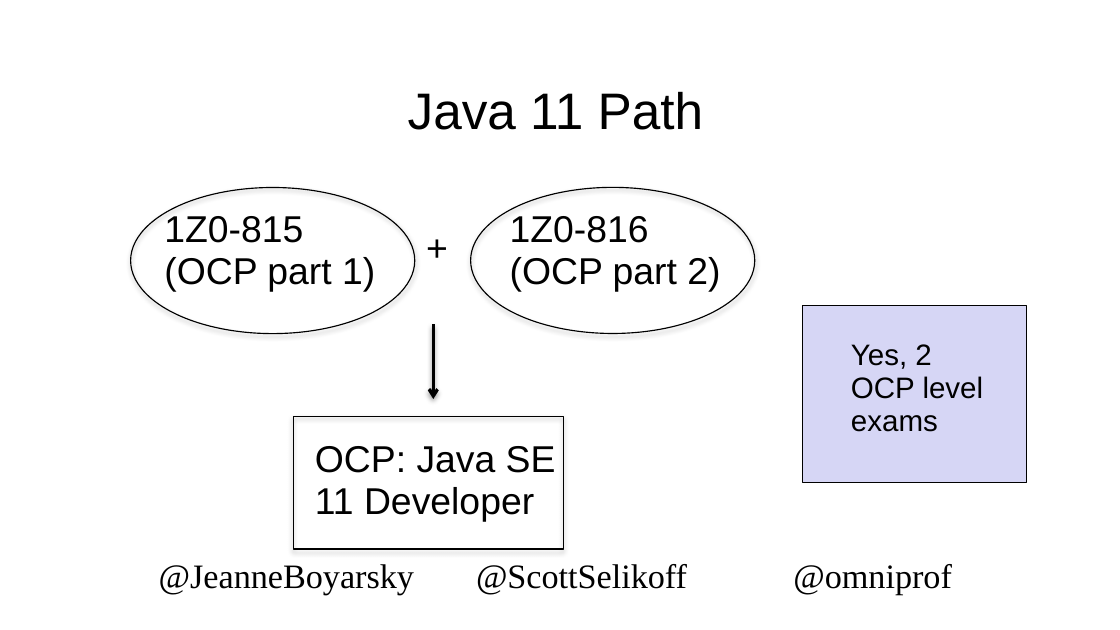
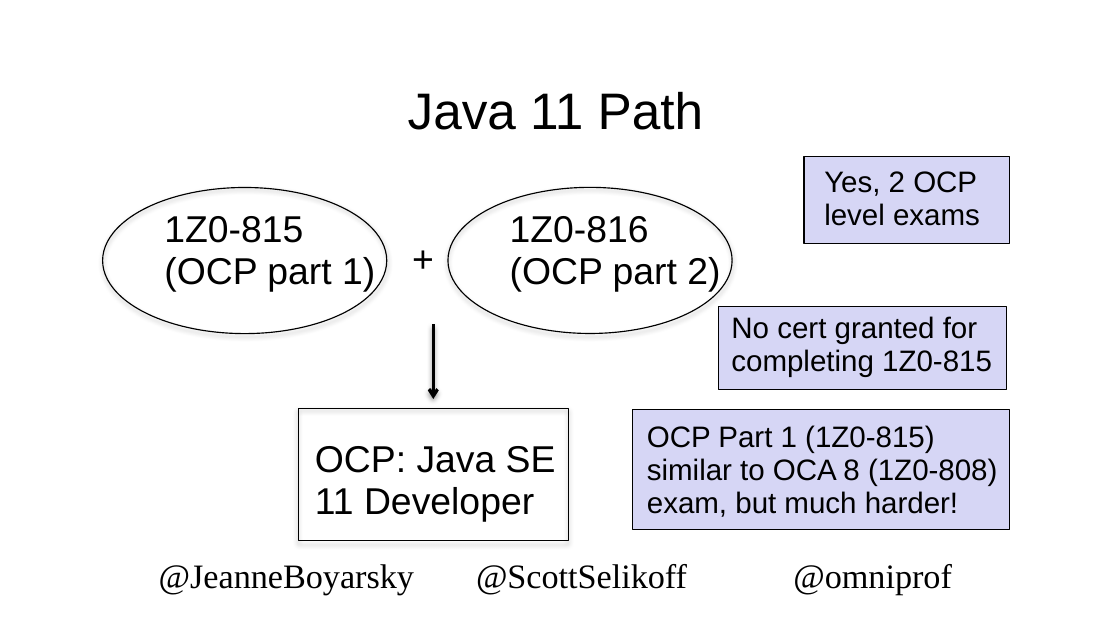
Before and after one commit to boyarsky/2019-oraclecodeone-cert-hol, a slide deck: slide 10 of 2019-OracleCodeOne-HOL.pptx. Drawn at 1120x630 pixels with LibreOffice and Linux fonts; fonts in the diff are those of the drawing; background and template pictures are left out. Boxes give left, top, right and bottom in pixels: in the first picture for what was removed or moved away, otherwise in the second. Text is boxed around its words. In the diff, an @@ line names an element or a change of style, - is before the commit and + after.

Commit message:
Small changes

```diff
--- a/2019-OracleCodeOne-HOL.pptx
+++ b/2019-OracleCodeOne-HOL.pptx
@@ rectangle: place and size @@
-rectangle at (803,306,1027,483)
+rectangle at (804,157,1009,244)
@@ text "Yes, 2 OCP level exams" rewrapped from (851,344,984,432) to (824,171,980,226) @@
@@ ellipse: place and size @@
-ellipse at (131,187,416,333)
+ellipse at (103,187,388,333)
@@ ellipse: place and size @@
-ellipse at (470,187,755,333)
+ellipse at (448,187,732,333)
@@ text "+": place and size @@
-text "+" at (332,223,543,277)
+text "+" at (317,234,529,288)
@@ rectangle added at (719,307,1007,390), fill #D6D6F5, outline #000000 0.75 pt @@
@@ text added at (731,316,992,377), 19 pt, text #000000 @@
+No cert granted for completing 1Z0-815
@@ rectangle: place and size @@
-rectangle at (293,417,563,549)
+rectangle at (298,409,568,541)
@@ rectangle added at (633,410,1009,530), fill #D6D6F5, outline #000000 0.75 pt @@
@@ text added at (647,425,997,517), 19 pt, text #000000 @@
+OCP Part 1 (1Z0-815) similar to OCA 8 (1Z0-808) exam, but much harder!
```
Also in this commit, not shown: 10 other slides changed.
